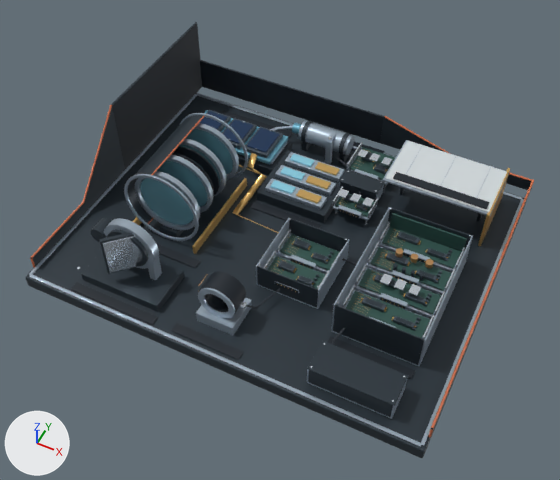
A saved change to the glTF model public/models/tirs2.glb.
The view is the same before and after, from a 50 mm camera at (6.26, -12.23, 14.89) aimed at (0.43, -0.58, 0.32). The lights are fixed; the arrows at lower left show +X, +Y and +Z. The picture after the commit comes second. Where no turn or scale is listed for an object, it has been applied to the vertices. Vertices at exactly the same position are counted once.
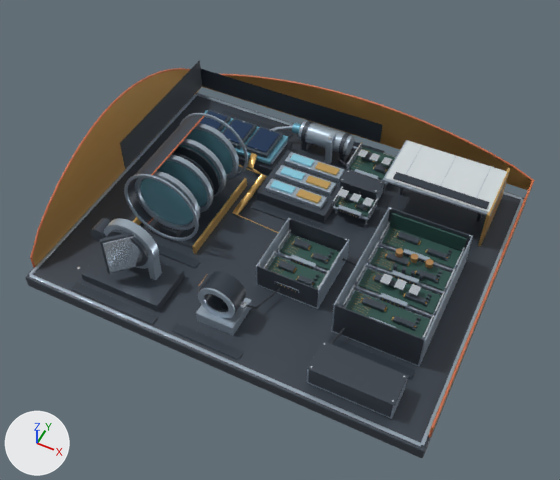
Where the newer file only moved an object's origin or applied its transform, the numbers keep the older frame.

Changed parts and their boxes (x1, y1, x2, y2) in the pictures (560 x 480 px; the box of a moved part takes in the faces that stretch with it):
'Structure — Anodized chassis', recoloured, reshaped (16% shorter)
    before: (25, 22, 531, 458)
    after: (25, 93, 526, 458)
'Structure — Representative MLI outer layer', added
    after: (31, 70, 531, 433)
'Structure — Optical and connector recess', recoloured, reshaped (25% shorter)
    before: (112, 24, 383, 169)
    after: (120, 60, 382, 169)
'Structure — Cutaway section edge', reshaped (11% taller)
    before: (30, 105, 534, 438)
    after: (30, 68, 535, 438)
'Blackbody — Optical and connector recess', recoloured
    both: (171, 271, 246, 360)
'Telescope — Anodized chassis', recoloured
    both: (129, 115, 203, 222)
'SceneSelect — Optical and connector recess', recoloured
    both: (71, 282, 158, 325)
'Electronics — Optical and connector recess', recoloured (black to dark blue)
    both: (328, 336, 415, 379)
'Radiator — Optical and connector recess', recoloured
    both: (393, 172, 489, 209)
'Filters — Optical and connector recess', recoloured
    both: (250, 201, 321, 229)
'Arrays — Optical and connector recess', recoloured
    both: (221, 110, 293, 138)
part 1 of me_open_instrument_bench, deleted
    before: (31, 22, 531, 433)
part 2 of me_cutaway_section_edge__back, built on
    before: (30, 105, 532, 258)
    after: (30, 68, 535, 258)
part 3 of me_housing_stray_light_lining__far_wall, moved or reshaped
    before: (200, 62, 383, 142)
    after: (201, 69, 382, 142)
part 4 of me_housing_stray_light_lining__far_wall, moved or reshaped
    before: (112, 24, 202, 169)
    after: (120, 60, 202, 169)

The change, as a list of edits to the scene's bpy script:
```text
Change mat_anodized_chassis:
    mat_anodized_chassis.base_color: (0.029, 0.043, 0.056) -> (0.052, 0.066, 0.086)  # dark blue #303a43 -> greyish blue #404953
Change mat_optical_and_connector_recess:
    mat_optical_and_connector_recess.base_color: (0.006, 0.012, 0.02) -> (0.03, 0.042, 0.058)  # black #121d27 -> dark blue #303a44
Change me_open_instrument_bench:
    used by ob_structure___anodized_chassis; location = (0.4, -0.1, -0.2)
    remove me_open_instrument_bench.from_pydata(...)  # 85 vertices, 160 faces; spans x -5.2..5.2, y -4.12..4.49, z -0.18..2.45
    add me_open_instrument_bench.from_pydata(...)  # 56 vertices, 108 faces; spans x -5.2..5.2, y -4.12..4.12, z -0.18..0.18
    me_open_instrument_bench part 1: the loose piece of 29 vertices spanning x -5.2..5.2, y -3.76..4.49, z 0.18..2.45 is deleted
Change me_cutaway_section_edge__back:
    used by ob_structure___cutaway_section_edge; location = (0.0, 0.0, 0.0)
    remove me_cutaway_section_edge__back.from_pydata(...)  # 72 vertices, 84 faces; spans x -4.81..5.61, y -3.88..4.4, z -0.01..2.28
    add me_cutaway_section_edge__back.from_pydata(...)  # 228 vertices, 396 faces; spans x -4.81..5.61, y -3.88..4.4, z -0.01..2.28
    me_cutaway_section_edge__back part 2: 1 vertex moved within x 5.59, y 4.39, z 0.3; 32 vertices removed from x -4.81..5.6, y -3.86..4.4, z 0.3..2.28; 188 vertices added at x -4.81..5.61, y -3.87..4.4, z 0.3..2.28
Change me_housing_stray_light_lining__far_wall:
    used by ob_structure___optical_and_connector_recess; location = (-1.78, 4.34, 0.47)
    before: 2 (-2.99, 0.01, 0.45) at pixel (199, 61), 3 (2.99, 0.01, 0.45) at pixel (383, 117), 6 (-2.99, -0.01, 0.45) at pixel (198, 61), 7 (2.99, -0.01, 0.45) at pixel (383, 117)
    before: 10 (-2.97, 0.0, 1.75) at pixel (196, 23), 11 (-2.96, 0.0, 1.75) at pixel (196, 24), 14 (-2.97, -4.24, 1.75) at pixel (112, 106), 15 (-2.96, -4.24, 1.75) at pixel (112, 106)
    remove me_housing_stray_light_lining__far_wall.from_pydata(...)  # 16 vertices, 24 faces; spans x -2.99..2.99, y -4.24..0.01, z -0.45..1.75
    add me_housing_stray_light_lining__far_wall.from_pydata(...)  # 16 vertices, 24 faces; spans x -2.99..2.99, y -4.24..0.01, z -0.45..0.5
    me_housing_stray_light_lining__far_wall part 3
    add for i in [2, 3, 6, 7]: me_housing_stray_light_lining__far_wall.vertices[i].co += Vector((0.0, 0.0, -0.25))
    me_housing_stray_light_lining__far_wall part 4
    add for i in [10, 11, 14, 15]: me_housing_stray_light_lining__far_wall.vertices[i].co += Vector((0.0, 0.0, -1.25))
Add me_instrument_housing_far_wall__cutaway:
    me_instrument_housing_far_wall__cutaway.from_pydata(...)  # 80 vertices, 156 faces; spans x -4.8..5.6, y -3.86..4.4, z -0.02..2.25
    me_instrument_housing_far_wall__cutaway.materials.append(mat_representative_mli_outer_layer)  # orange #c59755
Add ob_structure___representative_mli_outer_layer:
    ob_structure___representative_mli_outer_layer = bpy.data.objects.new('Structure — Representative MLI outer layer', me_instrument_housing_far_wall__cutaway)
    ob_structure___representative_mli_outer_layer.location = (0.0, 0.0, 0.0)
```
